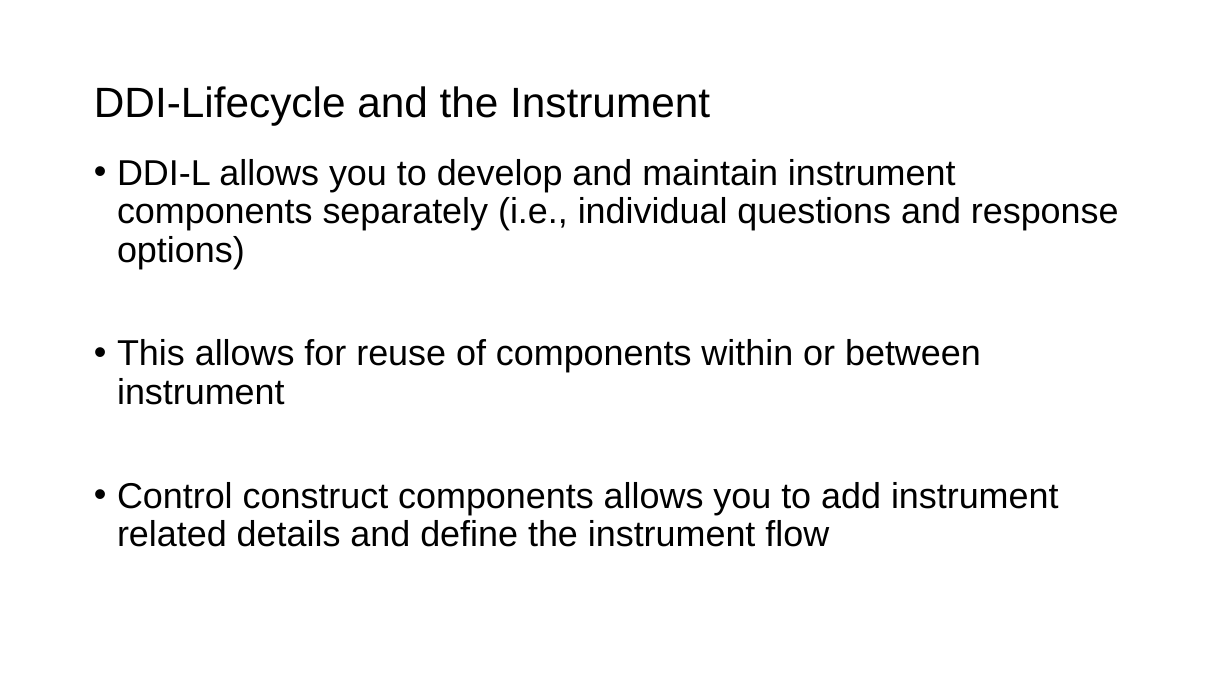
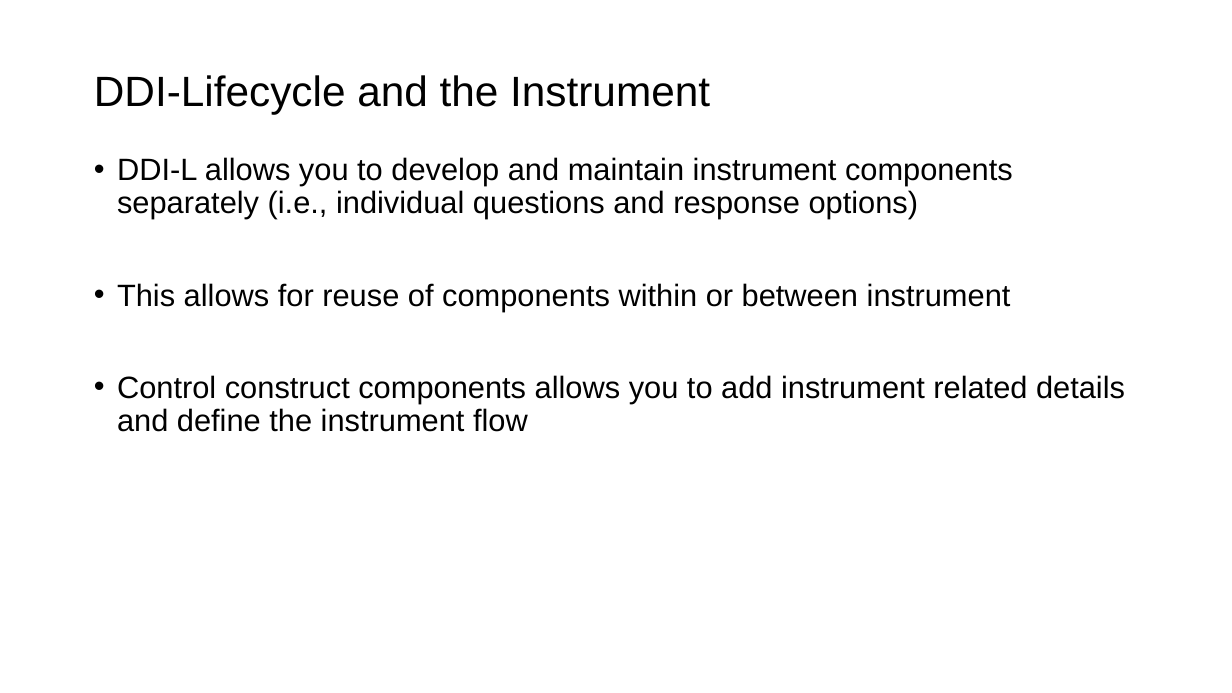
Before and after one commit to CLOSER-Cohorts/training-development, a slide deck: slide 3 of templates/ddi-reference.pptx. Drawn at 1232x693 pixels with LibreOffice and Linux fonts; fonts in the diff are those of the drawing; background and template pictures are left out. Boxes give left, top, right and bottom in pixels: in the first picture for what was removed or moved away, otherwise in the second. Text is boxed around its words. In the diff, an @@ line names an element or a change of style, - is before the commit and + after.

Commit message:
formatting changes to template

```diff
--- a/templates/ddi-reference.pptx
+++ b/templates/ddi-reference.pptx
@@ title "DDI-Lifecycle and the Instrument": place and size @@
-title "DDI-Lifecycle and the Instrument" at (94,86,710,125)
+title "DDI-Lifecycle and the Instrument" at (94,75,710,115)
@@ text "DDI-L allows you to develop ..." at (117,157,1125,432): size 28 to 24 pt @@
```
Also in this commit, not shown: 7 other slides changed.
